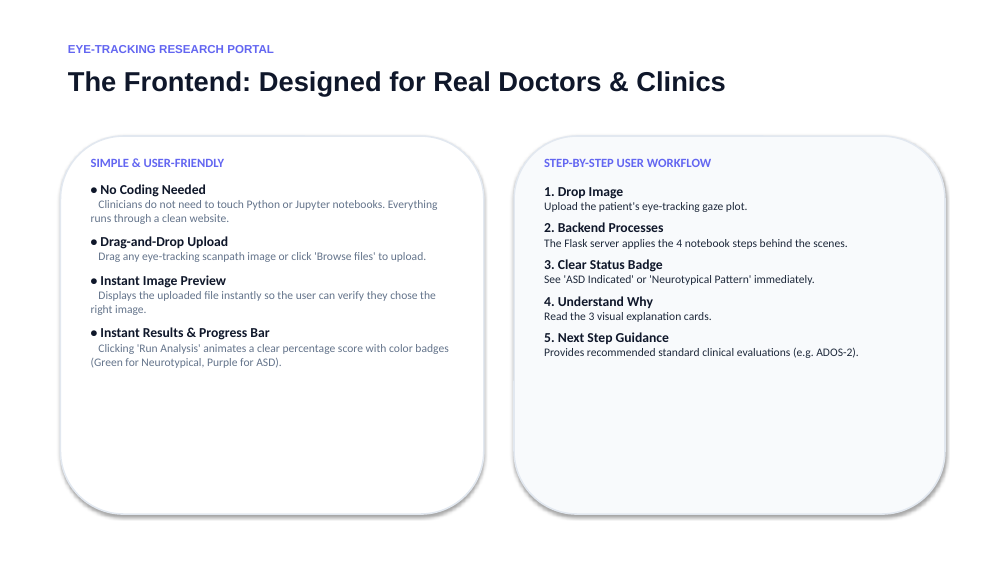
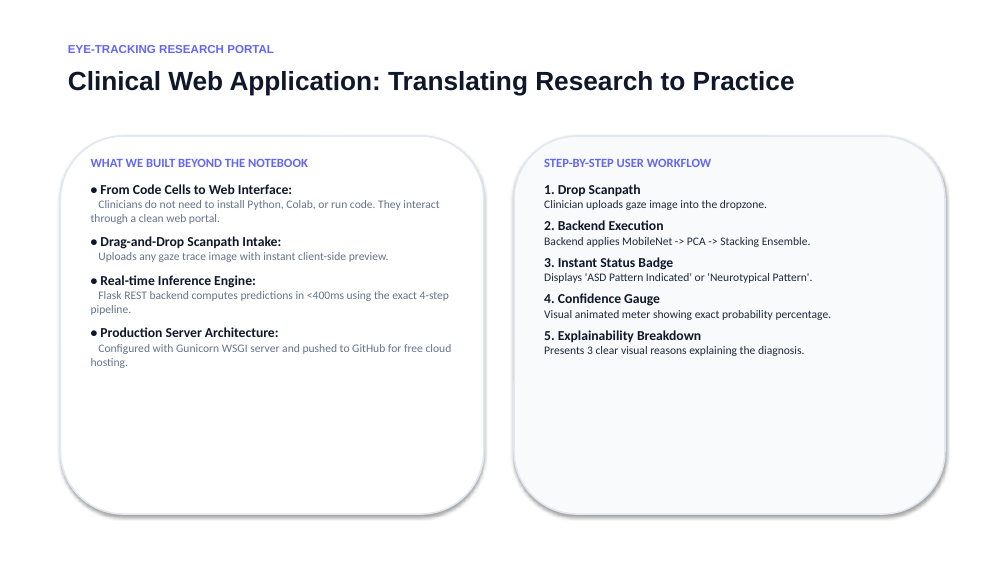
Before and after one commit to nandini-rathod/asd-eye-tracking, a slide deck: slide 7 of ASD_EyeTracking_Presentation.pptx (slide 5 before the commit). Drawn at 1008x567 pixels with LibreOffice and Linux fonts; fonts in the diff are those of the drawing. Boxes give left, top, right and bottom in pixels: in the first picture for what was removed or moved away, otherwise in the second. Text is boxed around its words. In the diff, an @@ line names an element or a change of style, - is before the commit and + after.

Commit message:
Update deck: exact first slide with team & supervisor, exact 92.69% results table

```diff
--- a/ASD_EyeTracking_Presentation.pptx
+++ b/ASD_EyeTracking_Presentation.pptx
@@ text at (x1=68, y1=71, x2=795, y2=96): text changed; size 26 to 25 pt @@
-The Frontend: Designed for Real Doctors & Clinics
+Clinical Web Application: Translating Research to Practice
@@ text at (x1=91, y1=159, x2=452, y2=368): text changed @@
-SIMPLE & USER-FRIENDLY
-• No Coding Needed
-Clinicians do not need to touch Python or Jupyter notebooks. Everything runs through a clean website.
-• Drag-and-Drop Upload
-Drag any eye-tracking scanpath image or click 'Browse files' to upload.
-• Instant Image Preview
-Displays the uploaded file instantly so the user can verify they chose the right image.
-• Instant Results & Progress Bar
-Clicking 'Run Analysis' animates a clear percentage score with color badges (Green for Neurotypical, Purple for ASD).
+WHAT WE BUILT BEYOND THE NOTEBOOK
+• From Code Cells to Web Interface:
+Clinicians do not need to install Python, Colab, or run code. They interact through a clean web portal.
+• Drag-and-Drop Scanpath Intake:
+Uploads any gaze trace image with instant client-side preview.
+• Real-time Inference Engine:
+Flask REST backend computes predictions in <400ms using the exact 4-step pipeline.
+• Production Server Architecture:
+Configured with Gunicorn WSGI server and pushed to GitHub for free cloud hosting.
@@ text at (x1=544, y1=184, x2=832, y2=356): text changed @@
-1. Drop Image
-Upload the patient's eye-tracking gaze plot.
-2. Backend Processes
-The Flask server applies the 4 notebook steps behind the scenes.
-3. Clear Status Badge
-See 'ASD Indicated' or 'Neurotypical Pattern' immediately.
-4. Understand Why
-Read the 3 visual explanation cards.
-5. Next Step Guidance
-Provides recommended standard clinical evaluations (e.g. ADOS-2).
+1. Drop Scanpath
+Clinician uploads gaze image into the dropzone.
+2. Backend Execution
+Backend applies MobileNet -> PCA -> Stacking Ensemble.
+3. Instant Status Badge
+Displays 'ASD Pattern Indicated' or 'Neurotypical Pattern'.
+4. Confidence Gauge
+Visual animated meter showing exact probability percentage.
+5. Explainability Breakdown
+Presents 3 clear visual reasons explaining the diagnosis.
```
Also in this commit, not shown: 5 other slides changed, 4 slides added, 2 slides removed, 2 other files.
